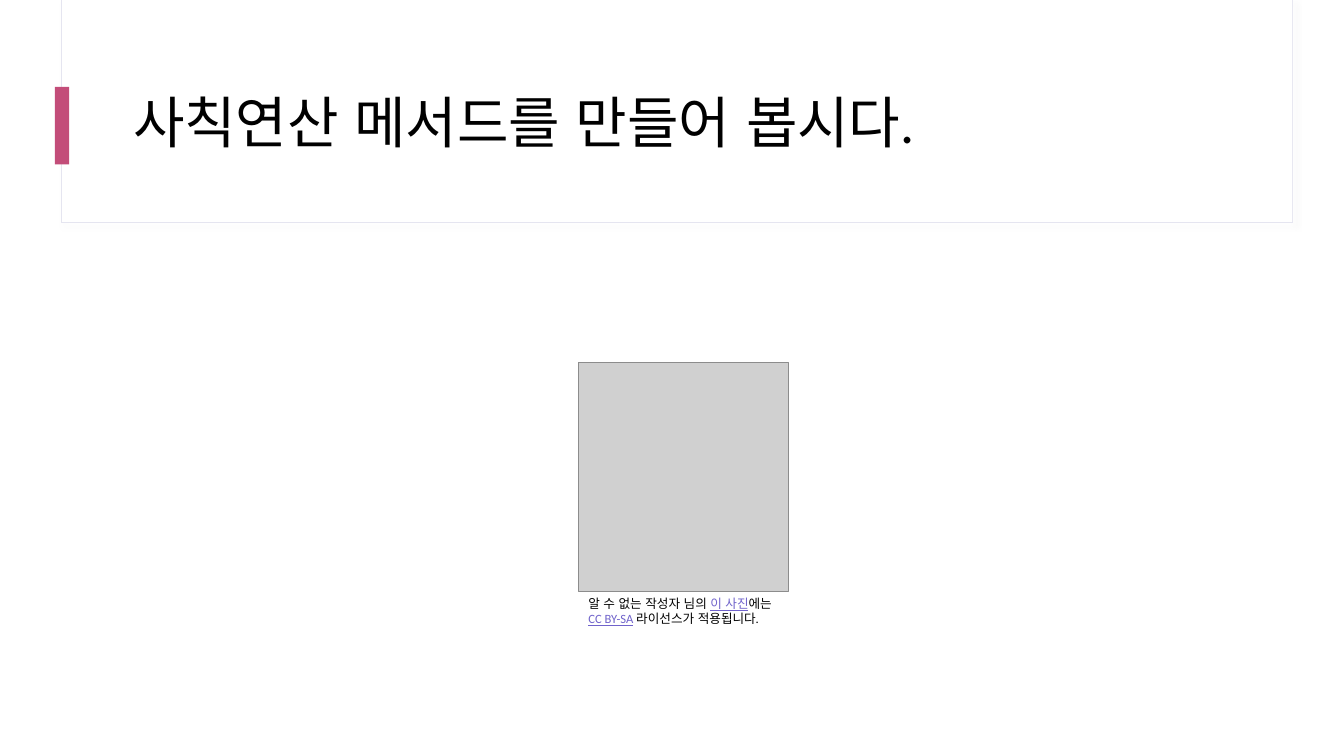
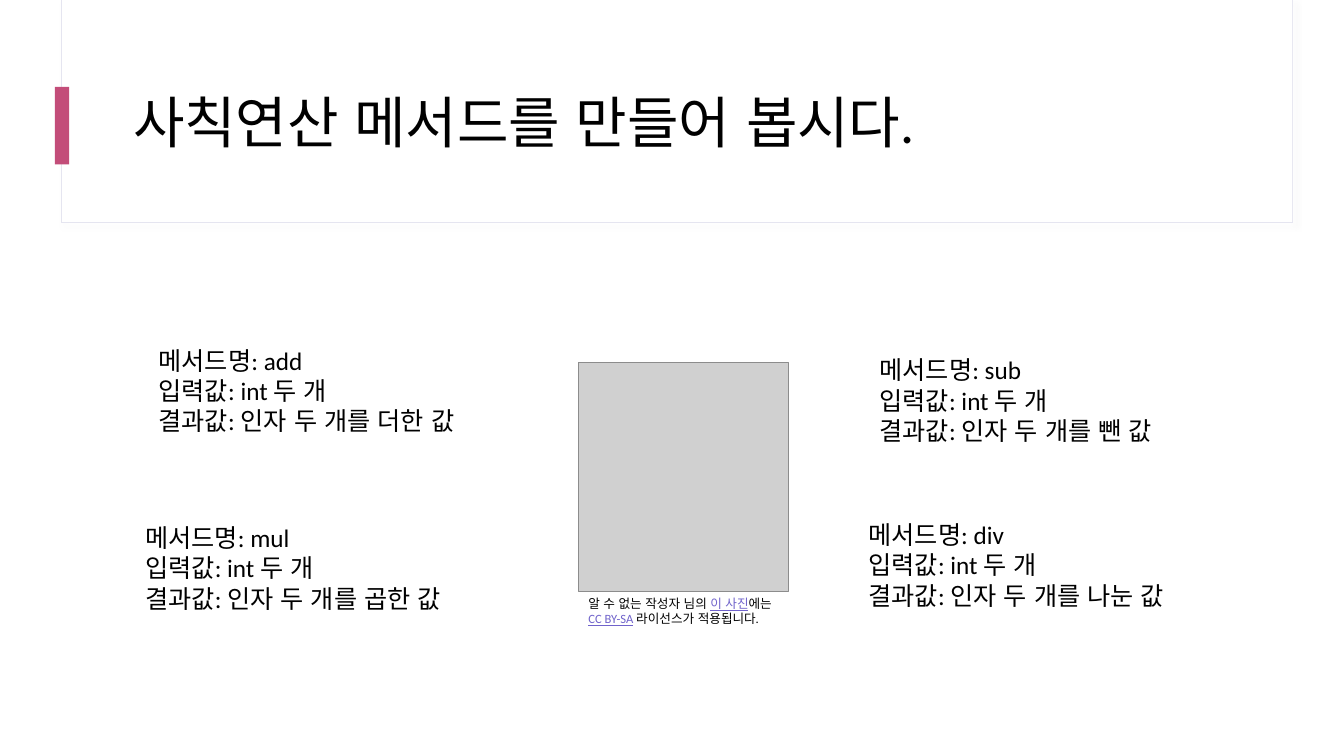
Before and after one commit to yhs0602/SPLIT_lecture_examples, a slide deck: slide 82 of docs/SPLIT 17차 Java.pptx (slide 79 before the commit). Drawn at 1344x756 pixels with LibreOffice and Linux fonts; fonts in the diff are those of the drawing; grey boxes stand for pictures. Boxes give left, top, right and bottom in pixels: in the first picture for what was removed or moved away, otherwise in the second. Text is boxed around its words. In the diff, an @@ line names an element or a change of style, - is before the commit and + after.

```diff
--- a/docs/SPLIT 17차 Java.pptx
+++ b/docs/SPLIT 17차 Java.pptx
@@ text added at [159,349,454,432], 18 pt, text #000000 @@
+메서드명: add
+입력값: int 두 개
+결과값: 인자 두 개를 더한 값
@@ text added at [880,358,1152,442], 18 pt, text #000000 @@
+메서드명: sub
+입력값: int 두 개
+결과값: 인자 두 개를 뺀 값
@@ text added at [145,526,441,610], 18 pt, text #000000 @@
+메서드명: mul
+입력값: int 두 개
+결과값: 인자 두 개를 곱한 값
@@ text added at [868,523,1164,607], 18 pt, text #000000 @@
+메서드명: div
+입력값: int 두 개
+결과값: 인자 두 개를 나눈 값
```
Also in this commit, not shown: 7 other slides changed, 12 slides added, 7 other files.
